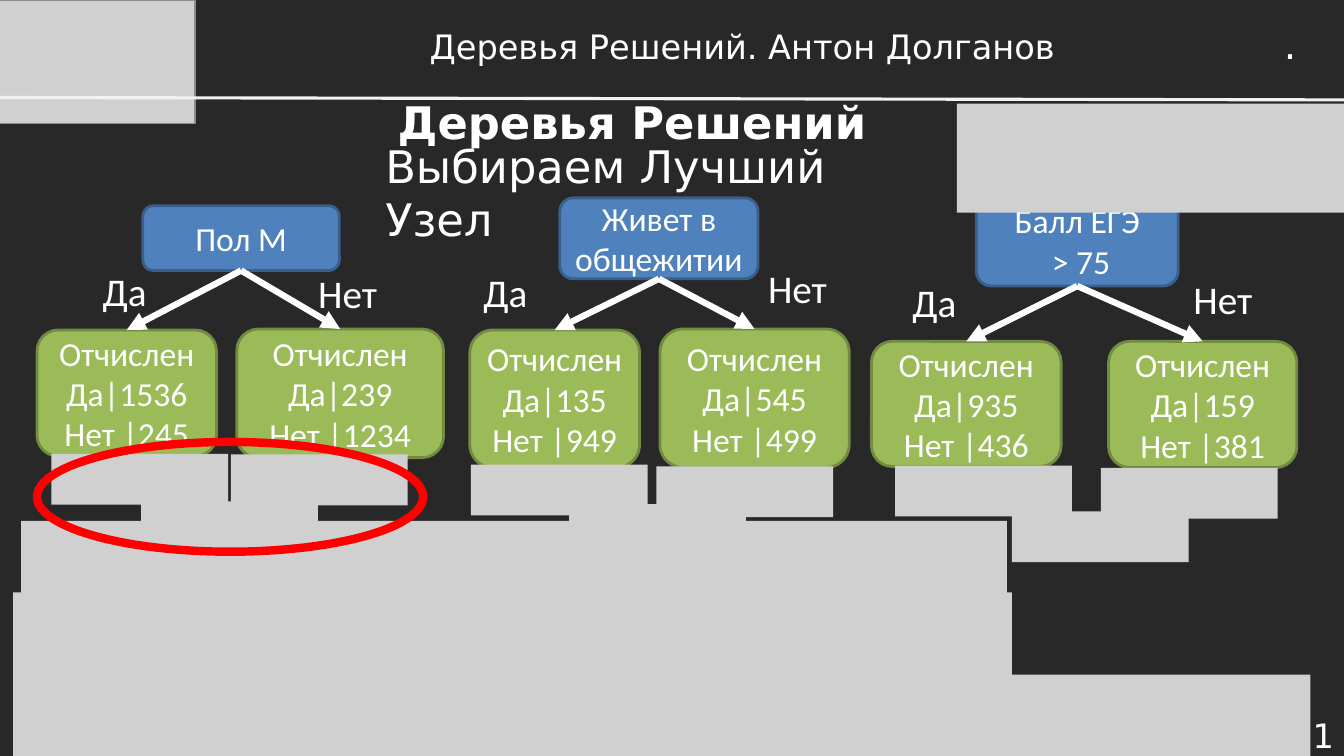
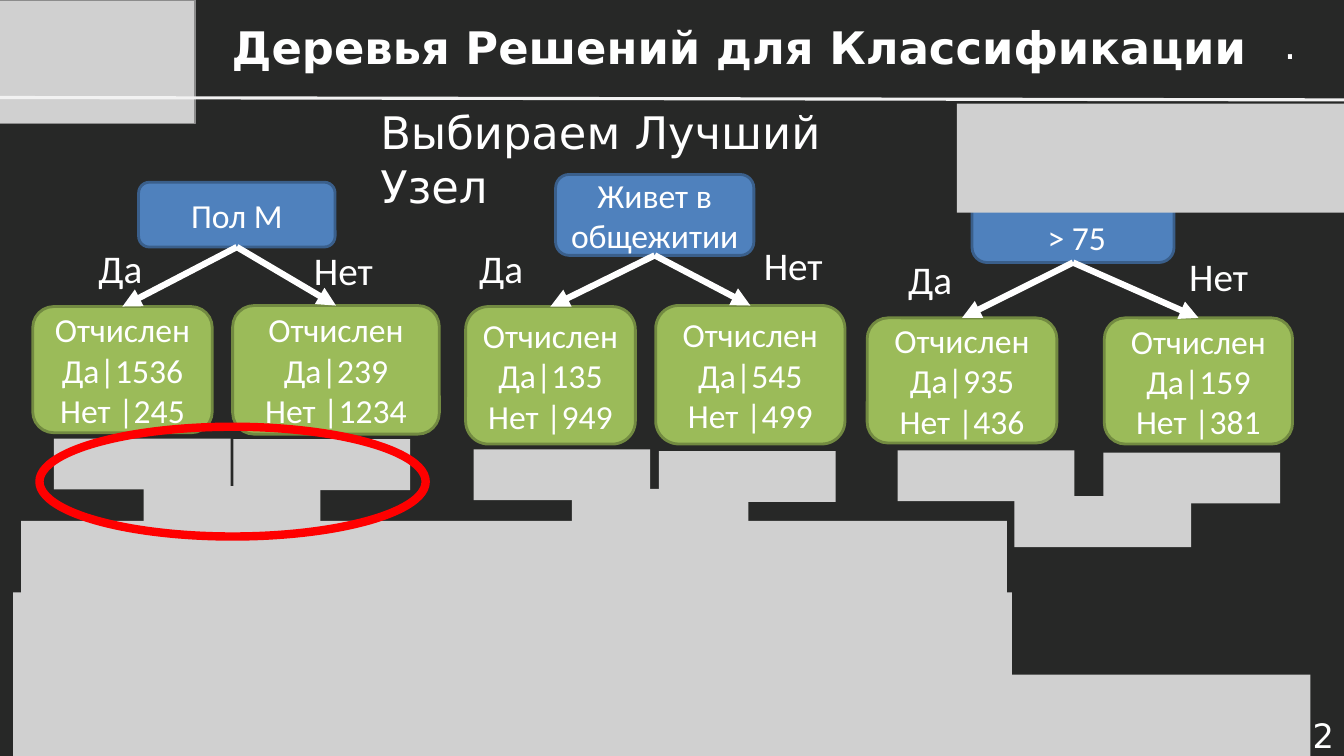
Before and after one commit to dayekb/Study, a slide deck: slide 12 of rus/UrFU/IST in Medicine/1 season/Презентации/Лекция 1.10 - Деревья Решений.pptx (slide 11 before the commit). Drawn at 1344x756 pixels with LibreOffice and Linux fonts; fonts in the diff are those of the drawing; grey boxes stand for pictures. Boxes give left, top, right and bottom in pixels: in the first picture for what was removed or moved away, otherwise in the second. Text is boxed around its words. In the diff, an @@ line names an element or a change of style, - is before the commit and + after.

```diff
--- a/rus/UrFU/IST in Medicine/1 season/Презентации/Лекция 1.10 - Деревья Решений.pptx
+++ b/rus/UrFU/IST in Medicine/1 season/Презентации/Лекция 1.10 - Деревья Решений.pptx
@@ text at (x1=232, y1=29, x2=1246, y2=74): text changed; size 24 to 32 pt; bold on @@
-Деревья Решений. Антон Долганов
+Деревья Решений для Классификации
@@ text "Выбираем Лучший Узел" moved from (x1=385, y1=147, x2=826, y2=237) to (x1=380, y1=114, x2=821, y2=204) @@
@@ title removed at (x1=398, y1=104, x2=866, y2=149) @@
-Деревья Решений
@@ 9 rounded rectangles, 6 texts, 6 arrows moved together from (x1=37, y1=195, x2=1298, y2=468) to (x1=32, y1=171, x2=1294, y2=444) @@
@@ 2 pictures, 1 ellipse moved together from (x1=37, y1=442, x2=746, y2=555) to (x1=39, y1=426, x2=748, y2=539) @@
@@ 7 pictures moved together from (x1=141, y1=455, x2=1277, y2=562) to (x1=144, y1=440, x2=1280, y2=546) @@
@@ page number at (x1=1291, y1=720, x2=1334, y2=755): text changed @@
-11
+12
```
Also in this commit, not shown: 42 other slides changed, 2 slides added, 3 slides removed, 14 other files.
